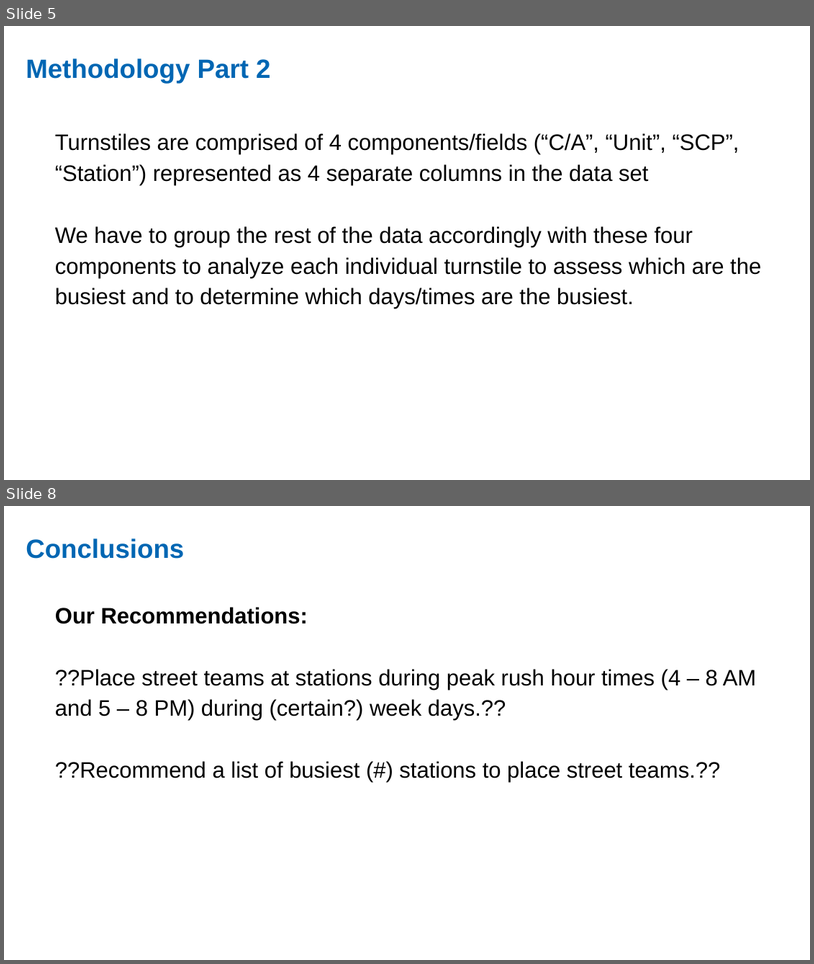
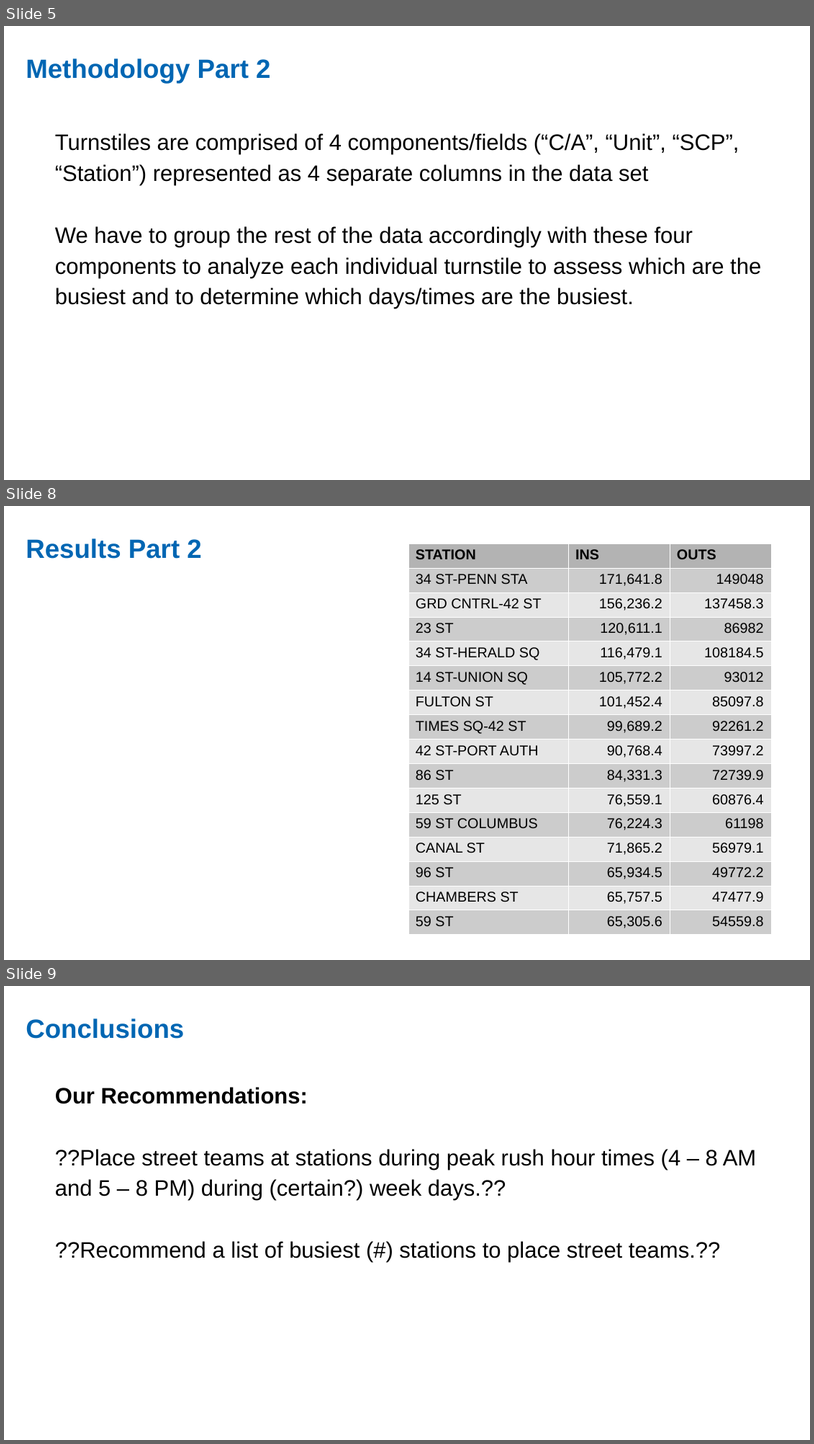
Before and after one commit to ekand/mtacular, a slide deck: reports/MTA_Data_PP.odp. Shown one above the other, each under a label of ours: slides 5 and 8 before the commit, slides 5, 8 and 9 after it; the slides between them are not shown. The pictures are 814x964 and 814x1444 pixels, drawn with LibreOffice and Linux fonts; fonts in the diff are those of the drawing. Boxes give left, top, right and bottom in pixels: in the first picture for what was removed or moved away, otherwise in the second. Text is boxed around its words. In the diff, an @@ line names an element or a change of style, - is before the commit and + after.

```diff
--- a/reports/MTA_Data_PP.odp
+++ b/reports/MTA_Data_PP.odp
@@ slide 8 added at [4, 506, 810, 960], background #FFFFFF @@
@@ text added at [26, 538, 201, 559], 26 pt, text #0066B3, bold @@
+Results Part 2
@@ table added at [409, 543, 772, 931], 16 rows, 3 columns @@
+STATION | INS | OUTS
+34 ST-PENN STA | 171,641.8 | 149048
+GRD CNTRL-42 ST | 156,236.2 | 137458.3
+23 ST | 120,611.1 | 86982
+34 ST-HERALD SQ | 116,479.1 | 108184.5
+14 ST-UNION SQ | 105,772.2 | 93012
+FULTON ST | 101,452.4 | 85097.8
+TIMES SQ-42 ST | 99,689.2 | 92261.2
+42 ST-PORT AUTH | 90,768.4 | 73997.2
+86 ST | 84,331.3 | 72739.9
+125 ST | 76,559.1 | 60876.4
+59 ST COLUMBUS | 76,224.3 | 61198
+CANAL ST | 71,865.2 | 56979.1
+96 ST | 65,934.5 | 49772.2
+CHAMBERS ST | 65,757.5 | 47477.9
+59 ST | 65,305.6 | 54559.8
@@ what was slide 8 is now slide 9 @@
```
Also in this commit, not shown: 1 slide changed, 1 other slide added, 1 slide removed, 1 other file.
